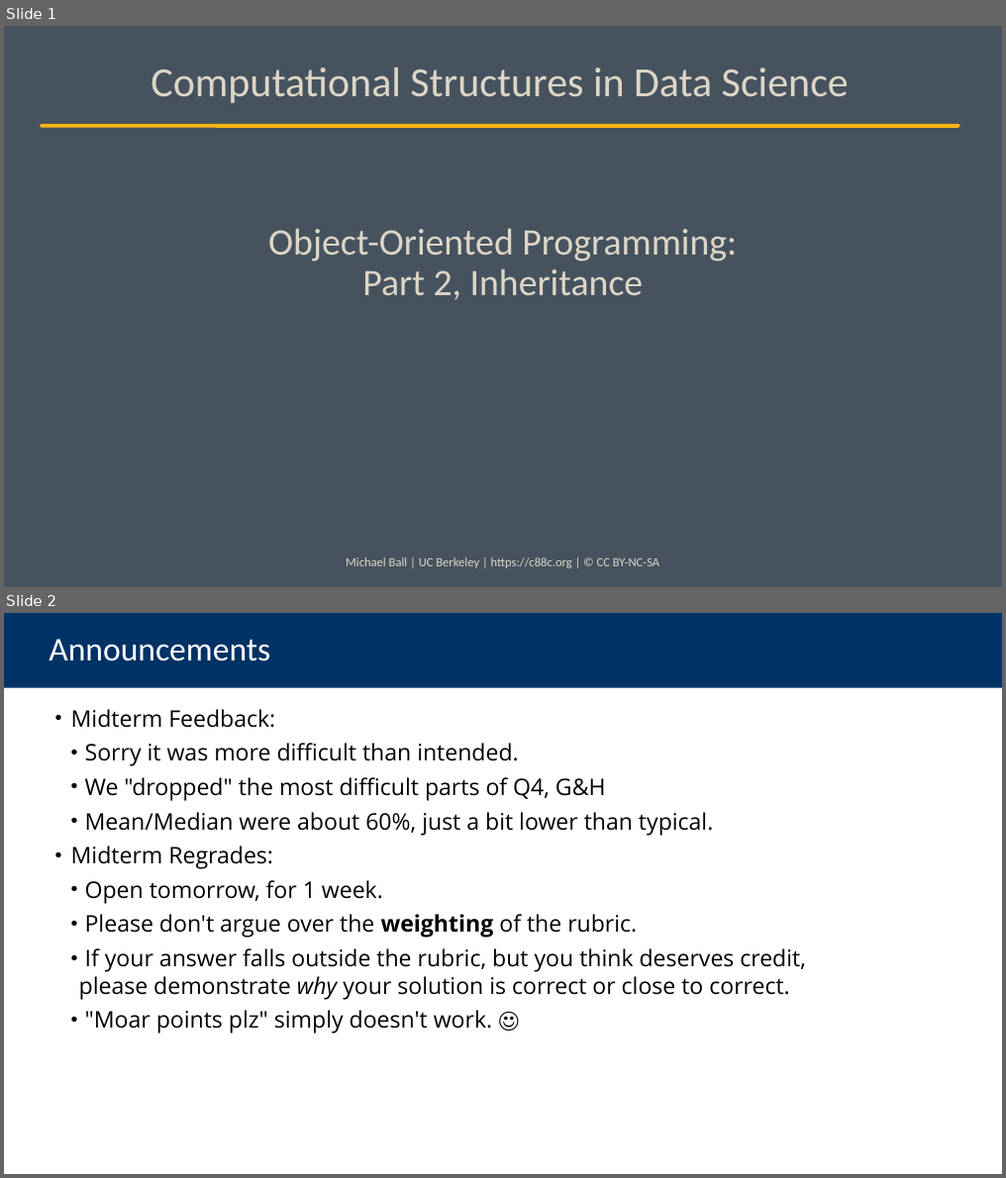
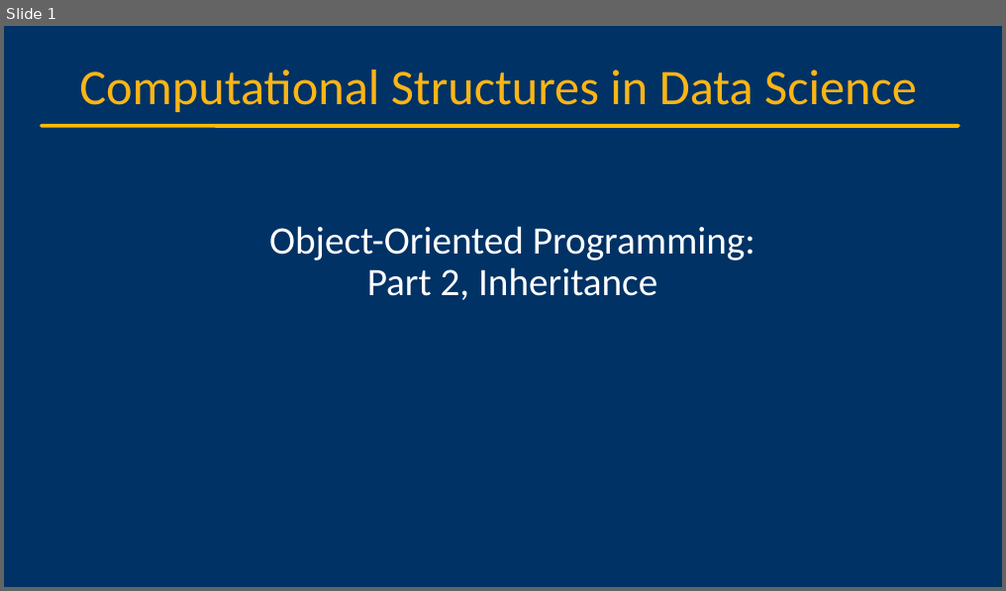
Before and after one commit to cs88-website/sp24, a slide deck: assets/slides/sp24/15-OOP_II.pptx. Shown one above the other, each under a label of ours: slides 1 and 2 before the commit, slide 1 after it. The pictures are 1006x1178 and 1006x591 pixels, drawn with LibreOffice and Linux fonts; fonts in the diff are those of the drawing; background and template pictures are left out. Boxes give left, top, right and bottom in pixels: in the first picture for what was removed or moved away, otherwise in the second. Text is boxed around its words. In the diff, an @@ line names an element or a change of style, - is before the commit and + after.

```diff
--- a/assets/slides/sp24/15-OOP_II.pptx
+++ b/assets/slides/sp24/15-OOP_II.pptx
@@ slide 2 removed at (4, 613, 1002, 1174), background #FFFFFF @@
@@ title removed at (4, 613, 1002, 688) @@
-Announcements
@@ text removed at (71, 709, 806, 1034) @@
-• Midterm Feedback:
-  • Sorry it was more difficult than intended.
-  • We "dropped" the most difficult parts of Q4, G&H
-  • Mean/Median were about 60%, just a bit lower than typical.
-• Midterm Regrades:
-  • Open tomorrow, for 1 week.
-  • Please don't argue over the weighting of the rubric.
-  • If your answer falls outside the rubric, but you think deserves credit, please demonstrate why your solution is correct or close to correct.
-  • "Moar points plz" simply doesn't work. ☺
@@ slide 1 changed as well @@
@@ background #46535E to #003265 @@
@@ text "Computational Structures in Data Science" at (79, 70, 917, 112): size 40 to 48 pt, text colour #DDD5C7 to #FCB515 @@
@@ line (42, 126) - (958, 126): stroke #FCB515 3.75 pt to #FBBA03 3.75 pt @@
@@ title "Object-Oriented Programming: Part 2, Inheritance" at (269, 226, 755, 300): size 36 to 37.3 pt, text colour #DDD5C7 to #FFFFFF @@
@@ text removed at (346, 558, 659, 569) @@
-Michael Ball | UC Berkeley | https://c88c.org | © CC BY-NC-SA
```
Also in this commit, not shown: 22 other slides changed, 4 slides added, 4 other files.
